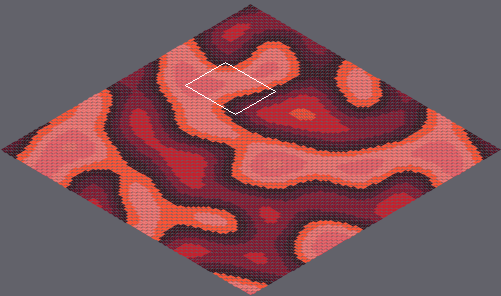
A Tiled map gets an edit: marswars/resources/mapAssets/temp.tmx. The picture above shows the old version from afar; the outline marks the close-up.
Close-up. Earlier state:
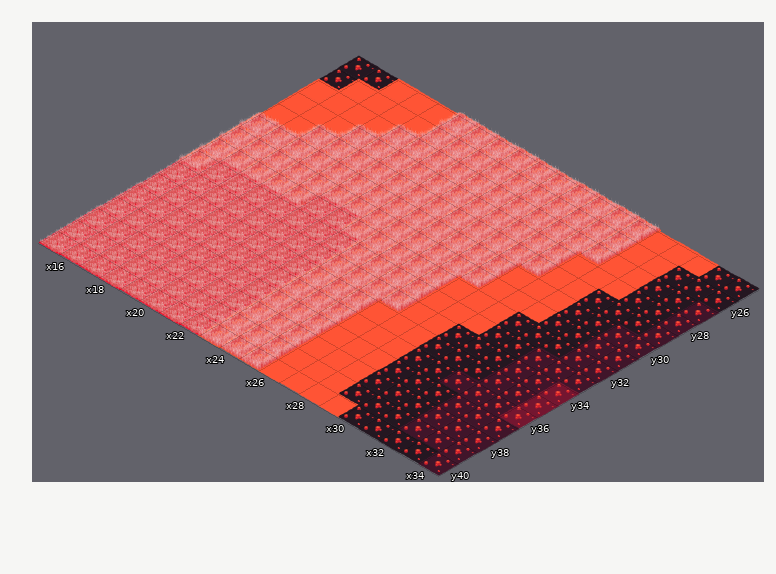
Cells are 55x32 px. Isometric: x runs down to the right, y down to the left. Shown: x 15..34, y 25..40. The commit also changed other parts of the map, which this record leaves out.
Once edited:
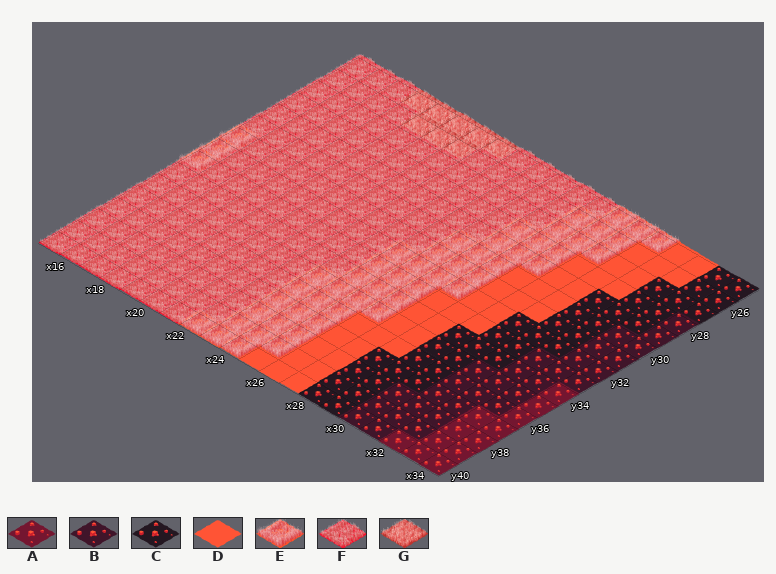
Key: from "tileset1": A 12 "mars008", B 13 "mars009", C 14 "mars010", D 15 "tile001", E 39 "MARSgrasstileLIGHT", F 40 "MARSgrasstileMID", G 41 "MARSgrassDARK".
_ is an empty cell.
Difference:
{"where": "layer \"Tile Layer 1\""}
{"y":25,"x":15,"old":"CCDDDEEEEEEEE","new":"FFFGGGGGFFFFF"}
{"y":25,"x":30,"old":"D","new":"E"}
{"y":26,"x":15,"old":"CDDDDEEEEEEE","new":"FFFFGGGFFFFF"}
{"y":26,"x":32,"old":"C","new":"D"}
{"y":27,"x":15,"old":"DDDDEEEEEEEE","new":"FFFFFFFFFFFF"}
{"y":27,"x":34,"old":"B","new":"C"}
{"y":28,"x":15,"old":"DDDEEEEEEEE","new":"FFFFFFFFFFF"}
{"y":29,"x":15,"old":"DDEEEEEEEEE","new":"FFFFFFFFFFF"}
{"y":30,"x":15,"old":"EEEEEEEEEE","new":"FFFFFFFFFF"}
{"y":31,"x":16,"old":"EEEEEEEEE","new":"FFFFFFFFF"}
{"y":32,"x":16,"old":"EEEE","new":"FFFF"}
{"y":32,"x":22,"old":"EE","new":"FF"}
{"y":32,"x":27,"old":"D","new":"E"}
{"y":33,"x":23,"old":"E","new":"F"}
{"y":34,"x":23,"old":"E","new":"F"}
{"y":35,"x":26,"old":"D","new":"E"}
{"y":35,"x":31,"old":"C","new":"B"}
{"y":37,"x":28,"old":"D","new":"C"}
{"y":37,"x":31,"old":"C","new":"B"}
{"y":37,"x":33,"old":"BB","new":"AA"}
{"y":38,"x":28,"old":"D","new":"C"}
{"y":38,"x":30,"old":"CC","new":"BB"}
{"y":38,"x":33,"old":"BB","new":"AA"}
{"y":39,"x":28,"old":"D","new":"C"}
{"y":39,"x":30,"old":"CC","new":"BB"}
{"y":39,"x":33,"old":"BB","new":"AA"}
{"y":40,"x":22,"old":"F","new":"E"}
{"y":40,"x":25,"old":"E","new":"D"}
{"y":40,"x":28,"old":"DDCCCCB","new":"CCBBAAA"}
{"label":"changed","picture_box":[178,54,620,336]}
{"label":"changed","picture_box":[639,229,681,253]}
{"label":"changed","picture_box":[659,265,699,289]}
{"label":"changed","picture_box":[680,301,719,324]}
{"label":"changed","picture_box":[238,345,281,371]}
{"label":"changed","picture_box":[298,346,520,476]}
